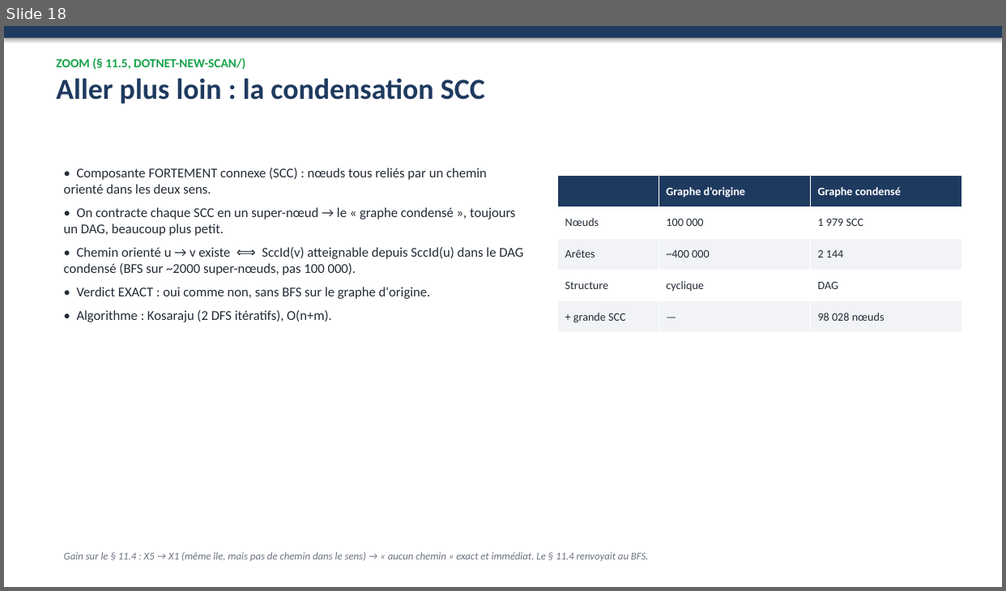
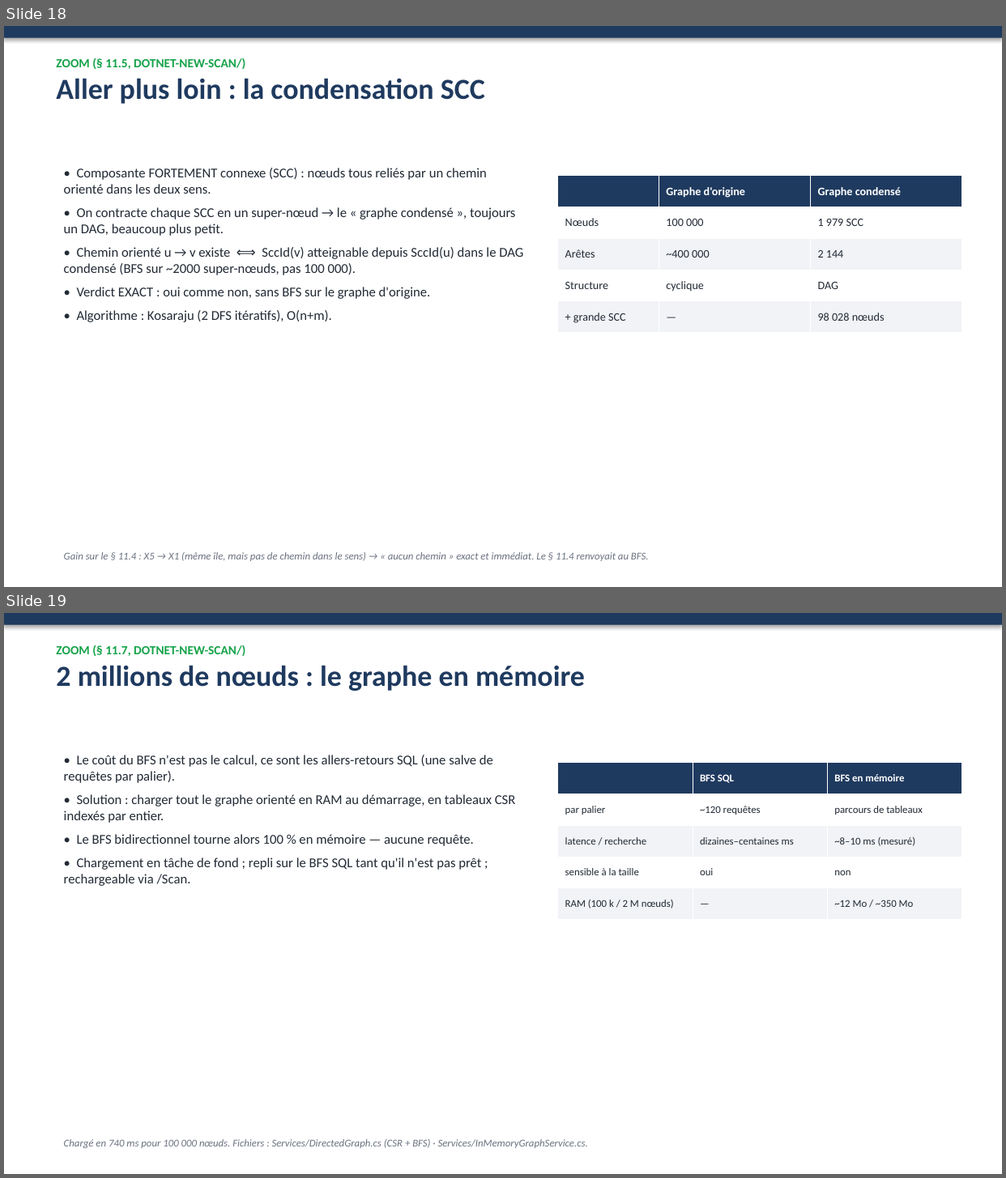
Before and after one commit to AbelMaminiaina/restitutiongraphe, a slide deck: docs/Recherche-existence-chemin.pptx. Shown one above the other, each under a label of ours: slide 18 before the commit, slides 18 and 19 after it. The pictures are 1006x591 and 1006x1178 pixels, drawn with LibreOffice and Linux fonts; fonts in the diff are those of the drawing. Boxes give left, top, right and bottom in pixels: in the first picture for what was removed or moved away, otherwise in the second. Text is boxed around its words. In the diff, an @@ line names an element or a change of style, - is before the commit and + after.

```diff
--- a/docs/Recherche-existence-chemin.pptx
+++ b/docs/Recherche-existence-chemin.pptx
@@ slide 19 added at [4, 613, 1002, 1174], background #FFFFFF @@
@@ rectangle added at [4, 613, 1002, 625], fill #1F3A5F @@
@@ text added at [56, 645, 585, 691], 28 pt, text #1F3A5F, bold @@
+ZOOM (§ 11.7, DOTNET-NEW-SCAN/)
+2 millions de nœuds : le graphe en mémoire
@@ text added at [64, 755, 516, 886], 13 pt, text #222A35 @@
+• Le coût du BFS n'est pas le calcul, ce sont les allers-retours SQL (une salve de requêtes par palier).
+• Solution : charger tout le graphe orienté en RAM au démarrage, en tableaux CSR indexés par entier.
+• Le BFS bidirectionnel tourne alors 100 % en mémoire — aucune requête.
+• Chargement en tâche de fond ; repli sur le BFS SQL tant qu'il n'est pas prêt ; rechargeable via /Scan.
@@ table added at [558, 763, 962, 920], 5 rows, 3 columns @@
+ | BFS SQL | BFS en mémoire
+par palier | ~120 requêtes | parcours de tableaux
+latence / recherche | dizaines–centaines ms | ~8–10 ms (mesuré)
+sensible à la taille | oui | non
+RAM (100 k / 2 M nœuds) | — | ~12 Mo / ~350 Mo
@@ text added at [64, 1139, 588, 1148], 10 pt, text #6B7280, italic @@
+Chargé en 740 ms pour 100 000 nœuds. Fichiers : Services/DirectedGraph.cs (CSR + BFS) · Services/InMemoryGraphService.cs.
```
Also in this commit, not shown: 2 slides changed, 13 other files.
